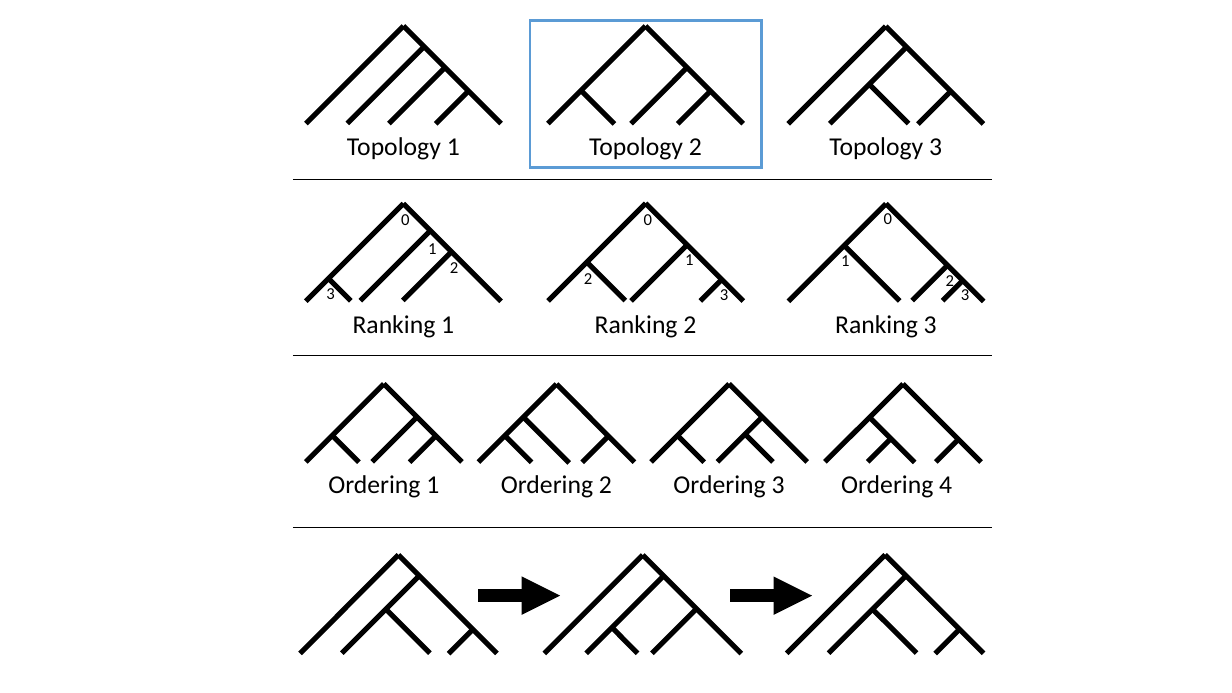
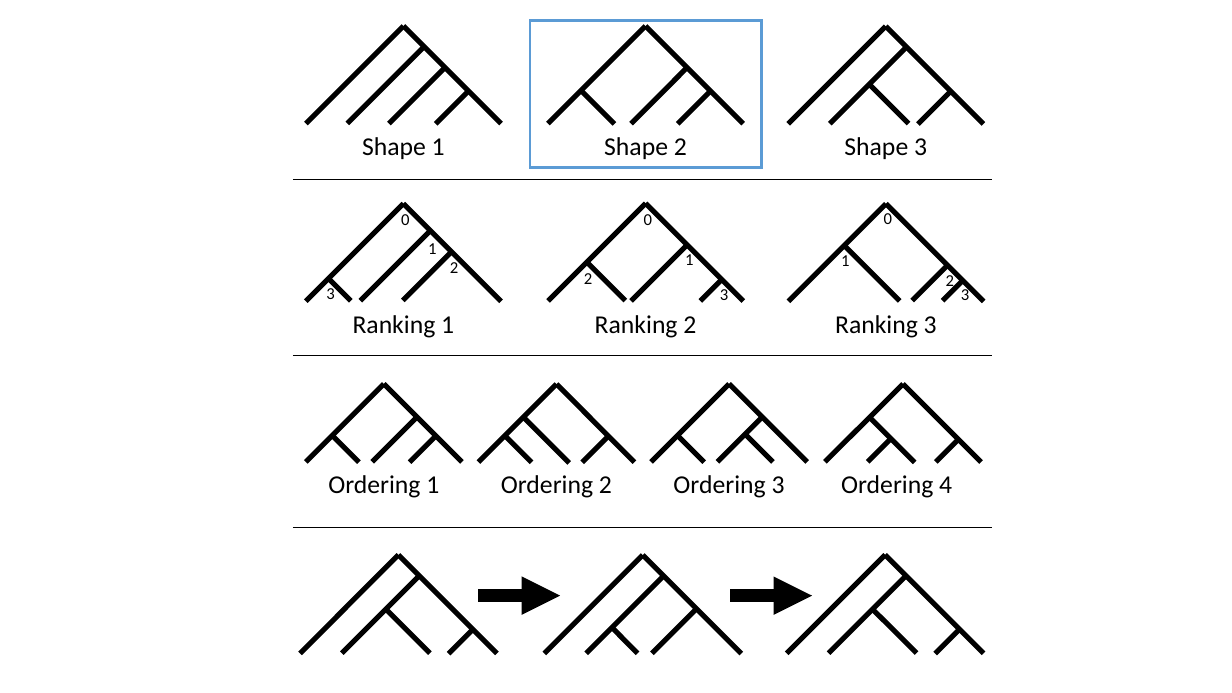
Before and after one commit to niemasd/Dual-Birth-Model, a slide deck: slide 10 of figures/FOR_PAPER/model_figures.pptx (slide 9 before the commit). Drawn at 1232x693 pixels with LibreOffice and Linux fonts; fonts in the diff are those of the drawing; background and template pictures are left out. Boxes give left, top, right and bottom in pixels: in the first picture for what was removed or moved away, otherwise in the second. Text is boxed around its words. In the diff, an @@ line names an element or a change of style, - is before the commit and + after.

```diff
--- a/figures/FOR_PAPER/model_figures.pptx
+++ b/figures/FOR_PAPER/model_figures.pptx
@@ text at <box>362,137,445,159</box>: text changed @@
-Topology 1
+Shape 1
@@ text at <box>604,137,687,159</box>: text changed @@
-Topology 2
+Shape 2
@@ text at <box>844,137,927,159</box>: text changed @@
-Topology 3
+Shape 3
```
Also in this commit, not shown: 4 other slides changed, 1 slide added, 2 other files.
